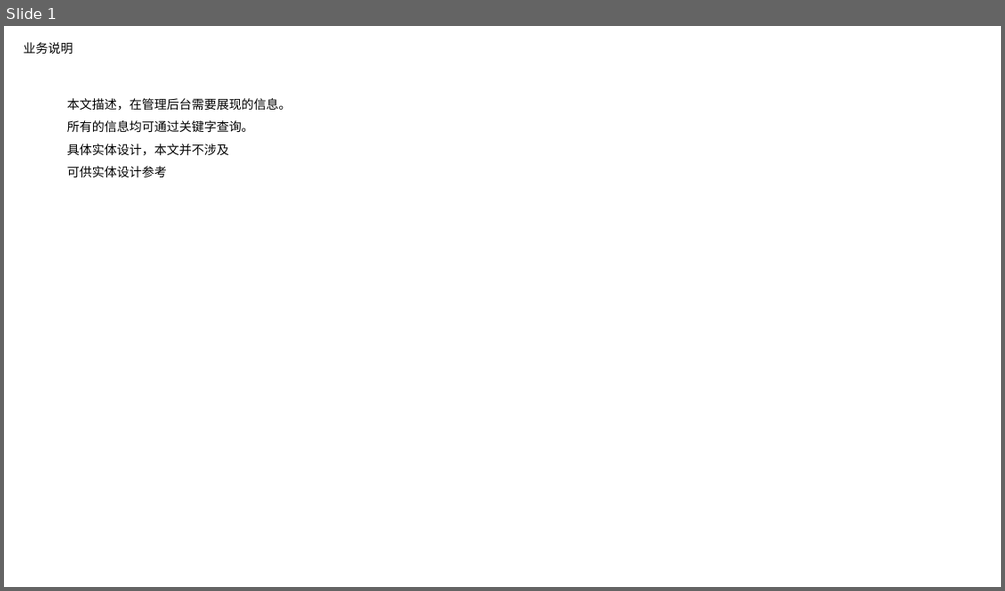
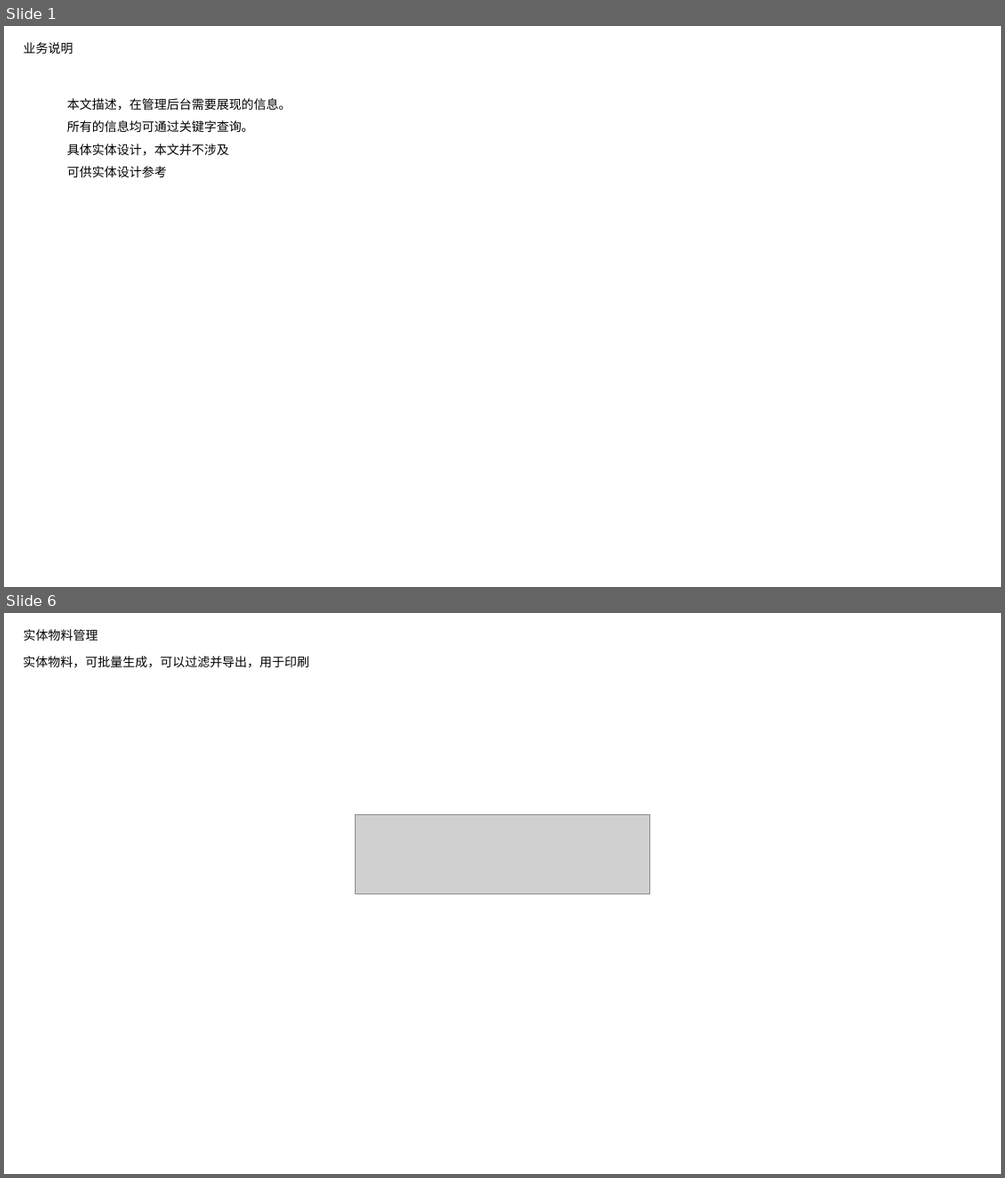
Before and after one commit to nixiaobing/kindpetro, a slide deck: product/扫码挪车/挪车产品设计-admin-陆陆畅版本.pptx. Shown one above the other, each under a label of ours: slide 1 before the commit, slides 1 and 6 after it; the slides between them are not shown. The pictures are 1005x591 and 1005x1178 pixels, drawn with LibreOffice and Linux fonts; fonts in the diff are those of the drawing; grey boxes stand for pictures. Boxes give left, top, right and bottom in pixels: in the first picture for what was removed or moved away, otherwise in the second. Text is boxed around its words. In the diff, an @@ line names an element or a change of style, - is before the commit and + after.

```diff
--- a/product/扫码挪车/挪车产品设计-admin-陆陆畅版本.pptx
+++ b/product/扫码挪车/挪车产品设计-admin-陆陆畅版本.pptx
@@ slide 6 added at (x1=4, y1=613, x2=1001, y2=1174), background #FFFFFF @@
@@ title added at (x1=24, y1=629, x2=98, y2=641), 12 pt, text #000000 @@
+实体物料管理
@@ text added at (x1=23, y1=656, x2=309, y2=668), 12 pt, text #000000 @@
+实体物料，可批量生成，可以过滤并导出，用于印刷
@@ picture added at (x1=355, y1=815, x2=650, y2=893) @@
```
Also in this commit, not shown: 3 slides changed, 1 other slide added, 1 slide removed, 2 other files.
